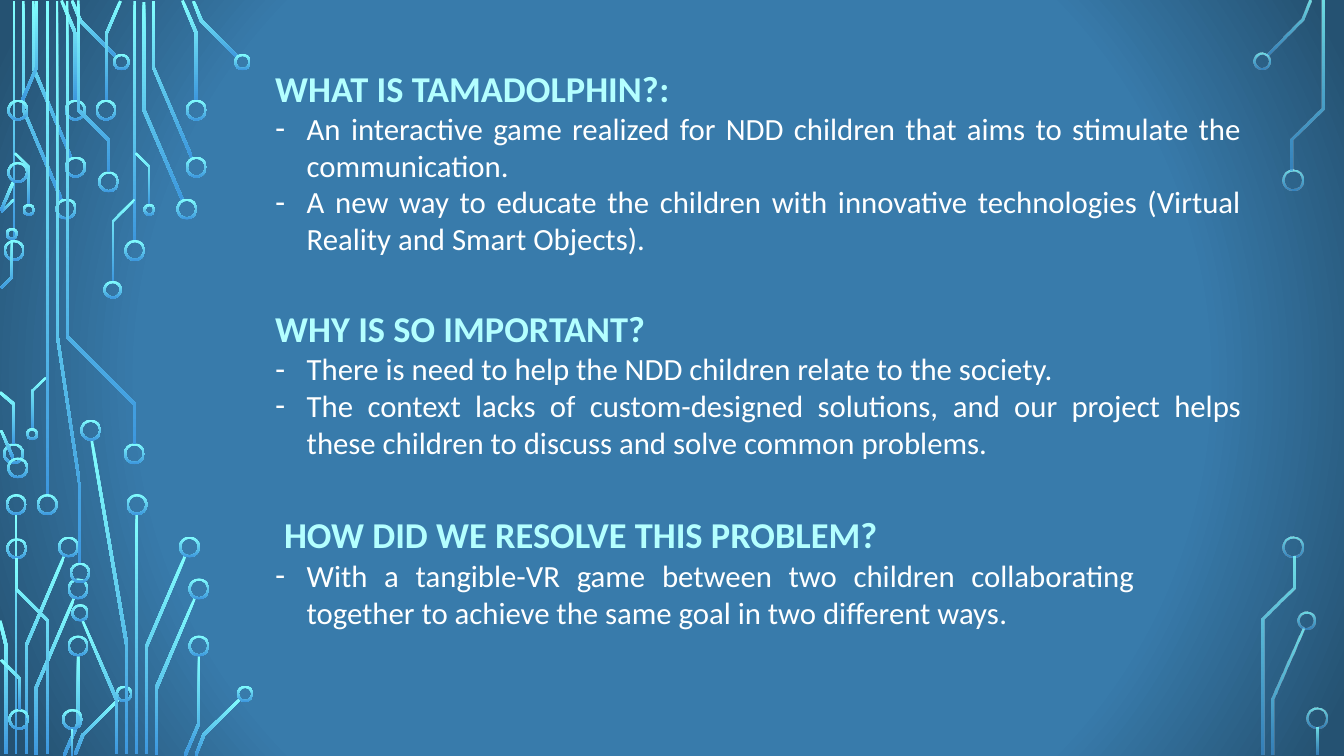
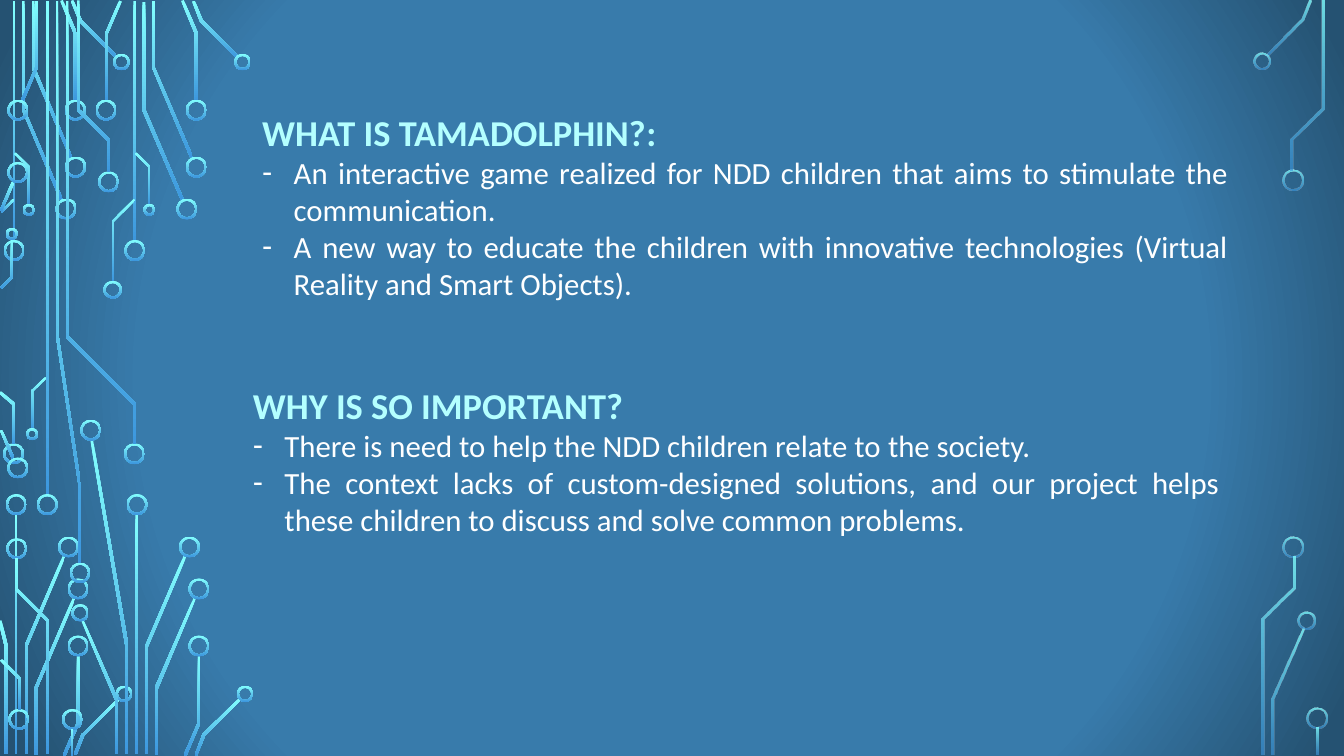
Before and after one commit to Ciuse/TamaDolphin, a slide deck: slide 2 of 13_TANGIBLEVR_2018_19_PITCH.pptx. Drawn at 1344x756 pixels with LibreOffice and Linux fonts; fonts in the diff are those of the drawing; background and template pictures are left out. Boxes give left, top, right and bottom in pixels: in the first picture for what was removed or moved away, otherwise in the second. Text is boxed around its words. In the diff, an @@ line names an element or a change of style, - is before the commit and + after.

```diff
--- a/13_TANGIBLEVR_2018_19_PITCH.pptx
+++ b/13_TANGIBLEVR_2018_19_PITCH.pptx
@@ text "WHAT IS TAMADOLPHIN?:": place and size @@
-text "WHAT IS TAMADOLPHIN?:" at bbox=[275, 77, 1241, 256]
+text "WHAT IS TAMADOLPHIN?:" at bbox=[262, 121, 1228, 301]
@@ text "WHY IS SO IMPORTANT?": place and size @@
-text "WHY IS SO IMPORTANT?" at bbox=[275, 317, 1240, 459]
+text "WHY IS SO IMPORTANT?" at bbox=[253, 394, 1218, 536]
@@ text removed at bbox=[284, 523, 1133, 630] @@
-HOW DID WE RESOLVE THIS PROBLEM?
-– With a tangible-VR game between two children collaborating together to achieve the same goal in two different ways.
```
Also in this commit, not shown: 1 other slide changed, 7 slides added, 13 other files.
